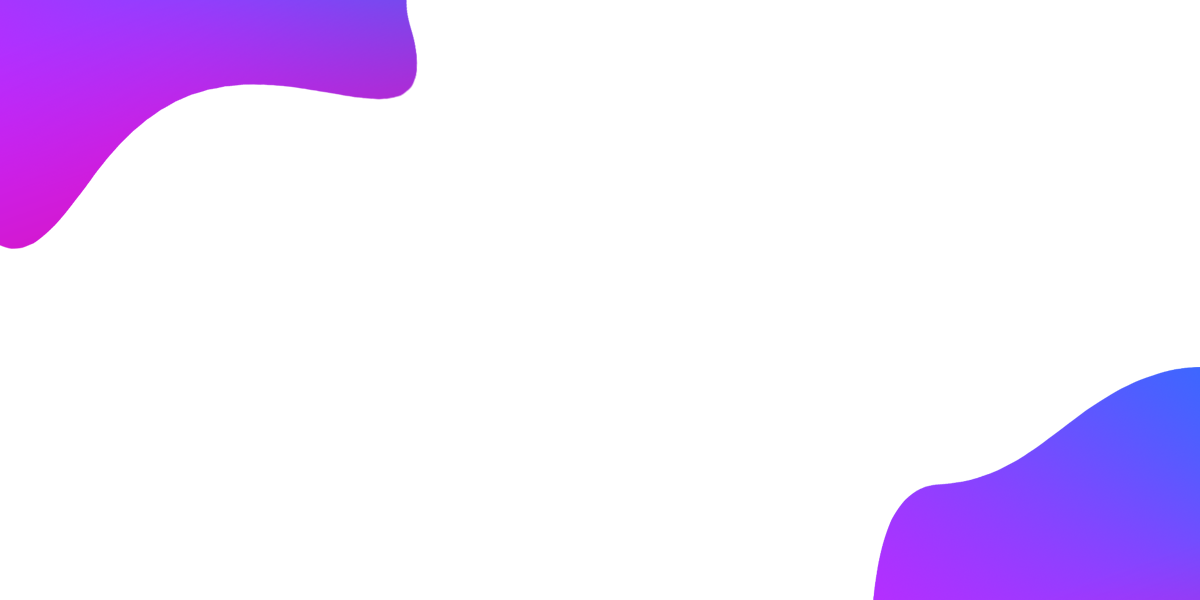
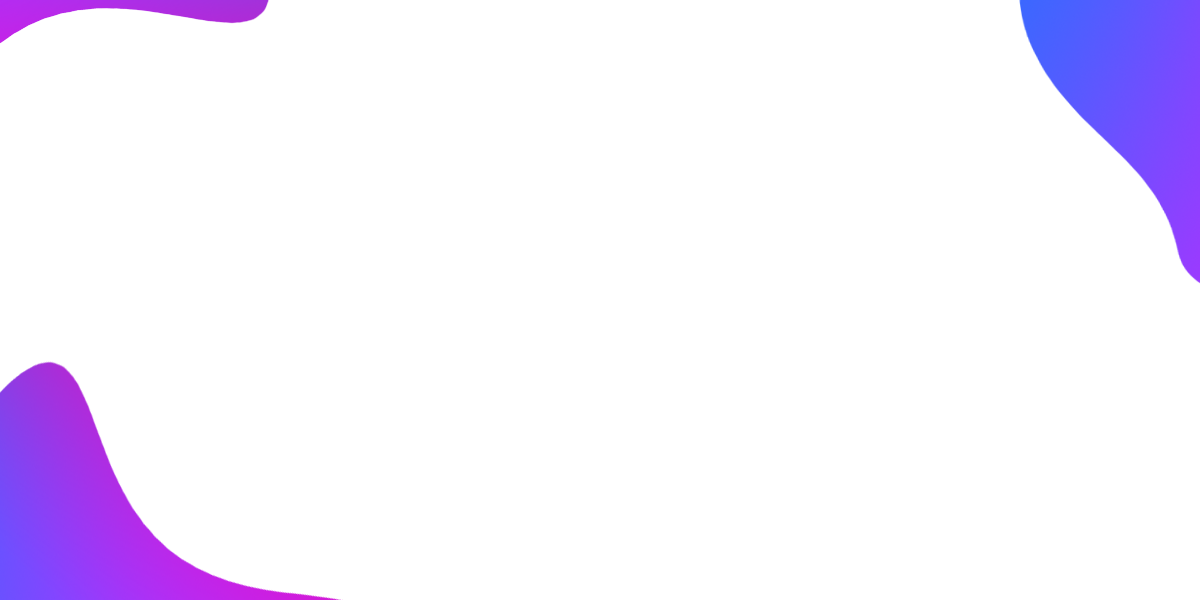
The second 1200×600 image is a revision of the first. Changes to its layers:
painted on "Layer 3" over [0, 0, 1200, 284]
added layer "Layer 4" above "Layer 2" over [0, 0, 270, 44]
painted on "Layer 2" over [0, 361, 1200, 600]
